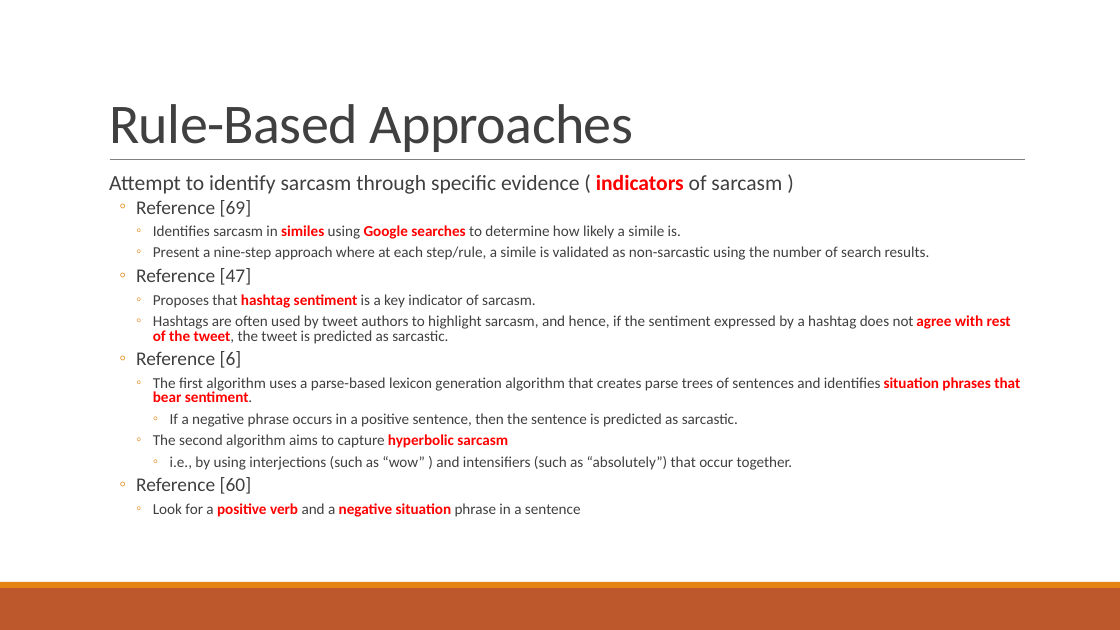
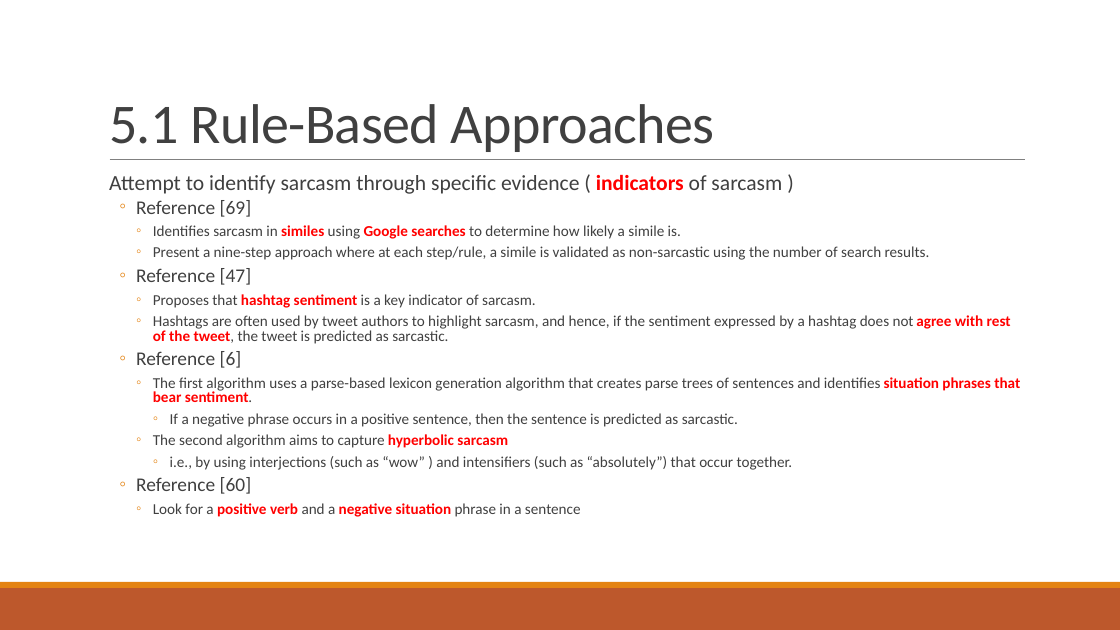
Before and after one commit to liangxh/grad, a slide deck: slide 20 of [文献调研] Automatic Sarcasm Detection A Survey.pptx. Drawn at 1120x630 pixels with LibreOffice and Linux fonts; fonts in the diff are those of the drawing. Boxes give left, top, right and bottom in pixels: in the first picture for what was removed or moved away, otherwise in the second. Text is boxed around its words. In the diff, an @@ line names an element or a change of style, - is before the commit and + after.

```diff
--- a/[文献调研] Automatic Sarcasm Detection A Survey.pptx
+++ b/[文献调研] Automatic Sarcasm Detection A Survey.pptx
@@ title at box(109, 104, 715, 152): text changed @@
-Rule-Based Approaches
+5.1 Rule-Based Approaches
```
Also in this commit, not shown: 22 other slides changed, 11 slides added, 1 slide removed.
